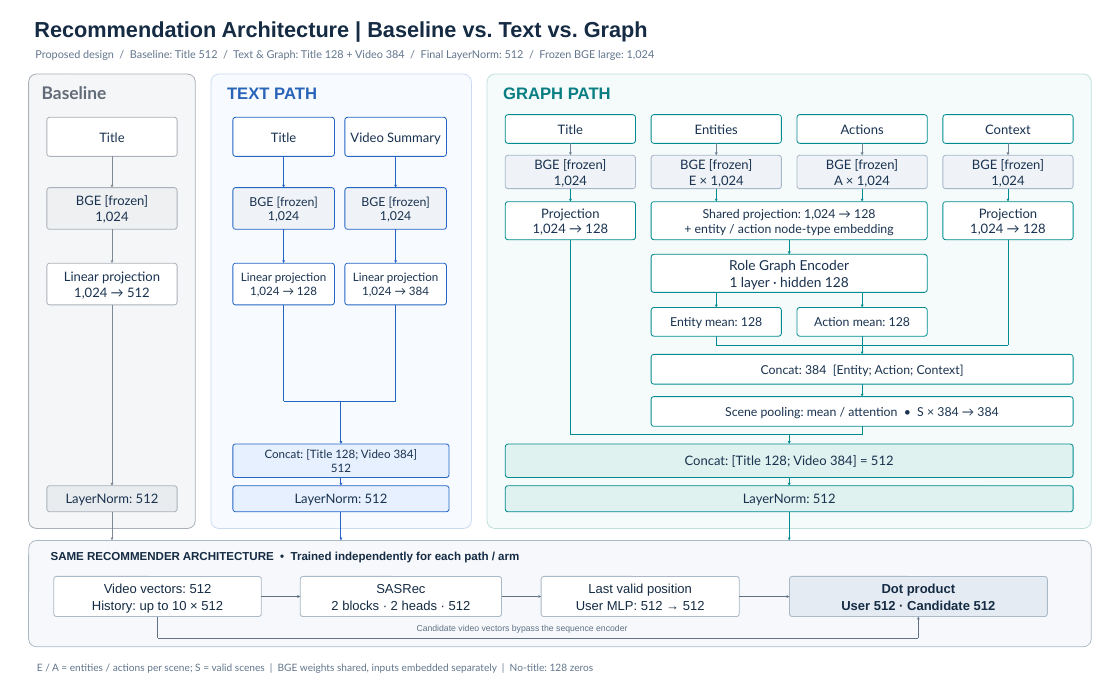
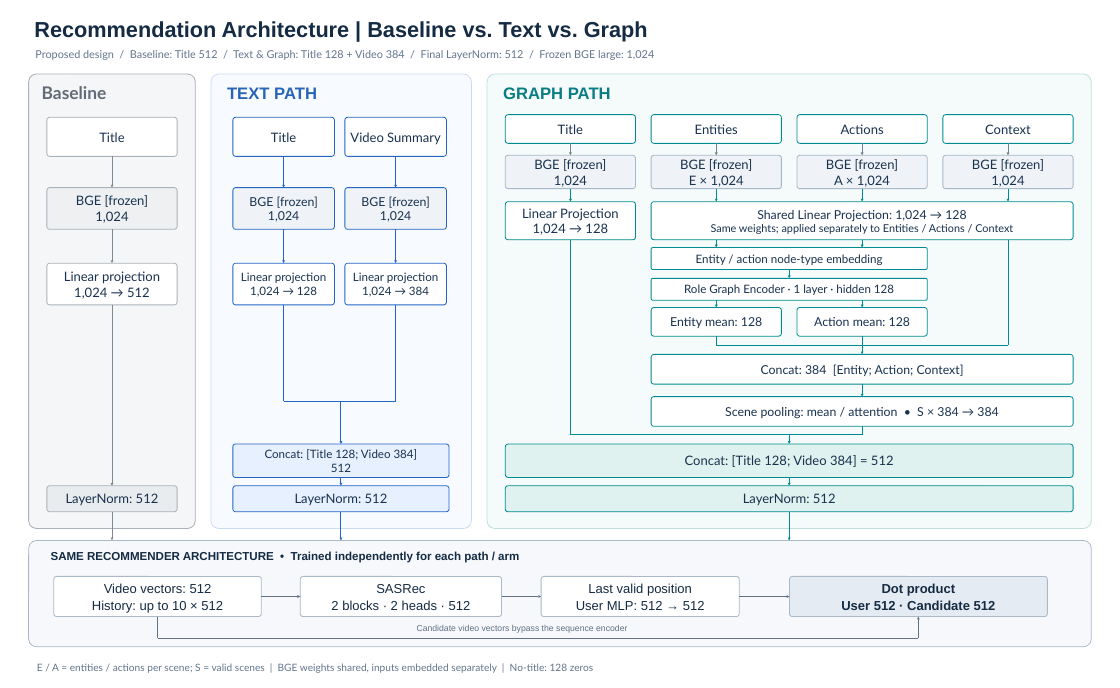
Before and after one commit to obeychoi0120/ViewingContextPipeline, a slide deck: slide 1 of docs/design/recsys_diagram.pptx. Drawn at 1120x688 pixels with LibreOffice and Linux fonts; fonts in the diff are those of the drawing. Boxes give left, top, right and bottom in pixels: in the first picture for what was removed or moved away, otherwise in the second. Text is boxed around its words. In the diff, an @@ line names an element or a change of style, - is before the commit and + after.

```diff
--- a/docs/design/recsys_diagram.pptx
+++ b/docs/design/recsys_diagram.pptx
@@ text in rounded rectangle at (x1=522, y1=208, x2=618, y2=221): text changed @@
-Projection
+Linear Projection
@@ rounded rectangle "Shared Linear Projection: 1,024 → ..." resized from (x1=651, y1=202, x2=927, y2=240) to (x1=651, y1=202, x2=1073, y2=240) @@
@@ rounded rectangle removed at (x1=943, y1=202, x2=1073, y2=240) @@
-Projection
-1,024 → 128
@@ text in rounded rectangle at (x1=711, y1=210, x2=1013, y2=234): text changed; size 17 to 15 pt @@
-Shared projection: 1,024 → 128
-+ entity / action node-type embedding
+Shared Linear Projection: 1,024 → 128
+Same weights; applied separately to Entities / Actions / Context
@@ rounded rectangle added at (x1=651, y1=247, x2=927, y2=269), fill #FFFFFF, outline #008B91 1.15 pt, 16 pt, text #19324F @@
+Entity / action node-type embedding
@@ arrow added from (716, 240) to (716, 247), #008B91 1.25 pt @@
@@ arrow moved from (789, 240) - (789, 254) to (789, 269) - (789, 278) @@
@@ arrow added from (862, 240) to (862, 247), #008B91 1.25 pt @@
@@ rounded rectangle "Role Graph Encoder · 1 ..." resized from (x1=651, y1=254, x2=927, y2=292) to (x1=651, y1=278, x2=927, y2=300) @@
@@ text in rounded rectangle at (x1=684, y1=284, x2=894, y2=295): text changed; size 19 to 16 pt @@
-Role Graph Encoder
-1 layer · hidden 128
+Role Graph Encoder · 1 layer · hidden 128
@@ arrow moved from (716, 292) - (716, 307) to (716, 300) - (716, 307) @@
@@ arrow moved from (862, 292) - (862, 307) to (862, 300) - (862, 307) @@
```
Also in this commit, not shown: 5 other files.
